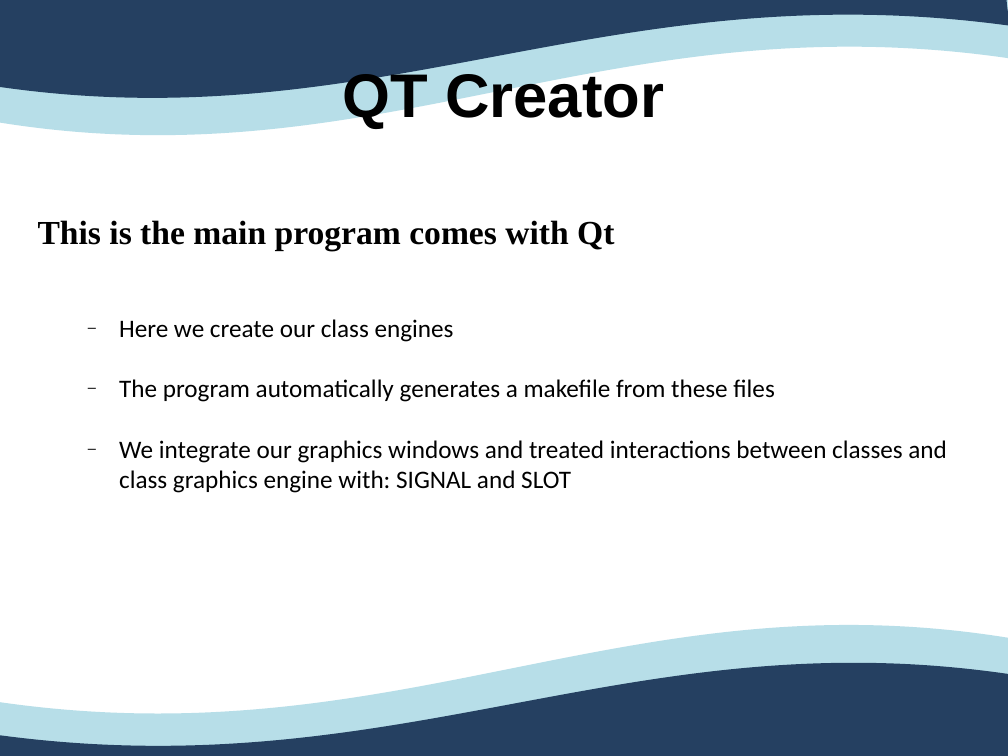
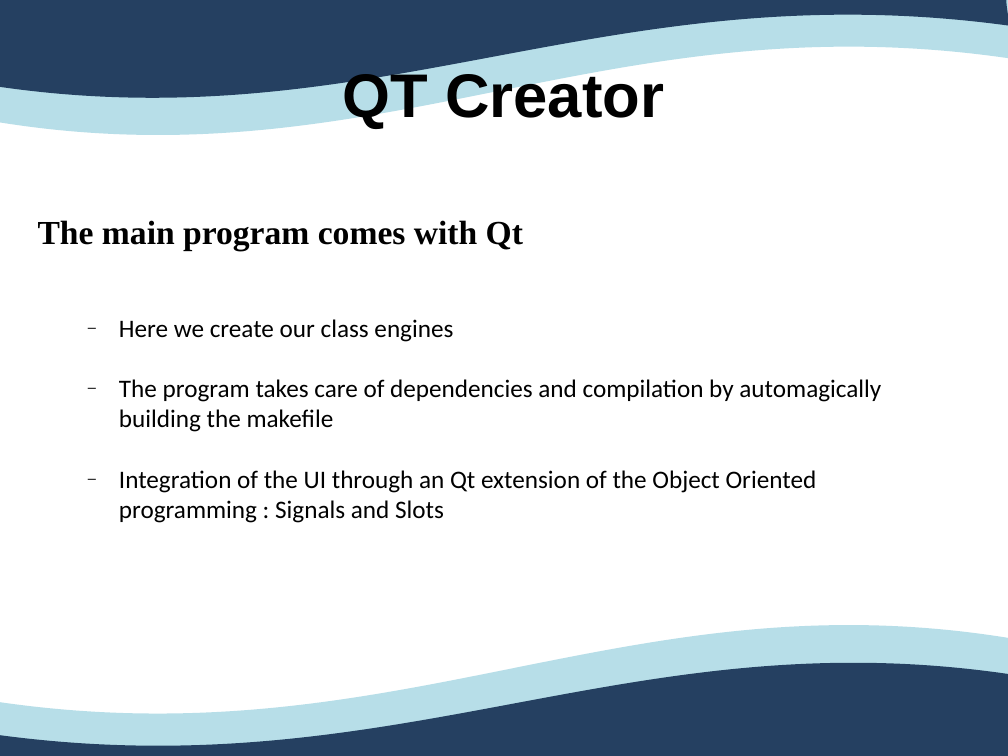
Before and after one commit to Ovan33/Immobilier, a slide deck: slide 19 of docs/Rapport/ProjetTuteureAnglais.ppt (slide 18 before the commit). Drawn at 1008x756 pixels with LibreOffice and Linux fonts; fonts in the diff are those of the drawing. Boxes give left, top, right and bottom in pixels: in the first picture for what was removed or moved away, otherwise in the second. Text is boxed around its words. In the diff, an @@ line names an element or a change of style, - is before the commit and + after.

```diff
--- a/docs/Rapport/ProjetTuteureAnglais.ppt
+++ b/docs/Rapport/ProjetTuteureAnglais.ppt
@@ freeform shape at <box>0,0,1008,98</box>: outline redrawn @@
@@ text at <box>38,220,523,251</box>: text changed @@
-This is the main program comes with Qt
+The main program comes with Qt
@@ text at <box>119,379,881,523</box>: text changed @@
-  – The program automatically generates a makefile from these files
-  – We integrate our graphics windows and treated interactions between classes and class graphics engine with: SIGNAL and SLOT
+  – The program takes care of dependencies and compilation by automagically building the makefile
+  – Integration of the UI through an Qt extension of the Object Oriented programming : Signals and Slots
```
Also in this commit, not shown: 21 other slides changed, 3 slides added, 2 slides removed.
